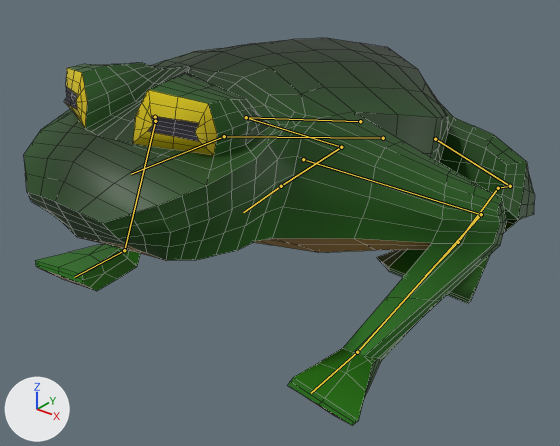
An edit to the Blender file frog/Frog.blend, drawn before and after from the same camera.
One viewpoint serves both versions: a 50 mm camera at (0.86, -1.129, 0.754) aimed at (0.016, -0.074, 0.1). The lights are fixed; the arrows at lower left show +X, +Y and +Z. Both versions are drawn at frame 0 of the action 'Idle-loop'; the numbers are the values there. The bones that bend it are drawn over the model as lines. Mesh edges are drawn as thin lines.

Objects in the first picture: 'Frog'.
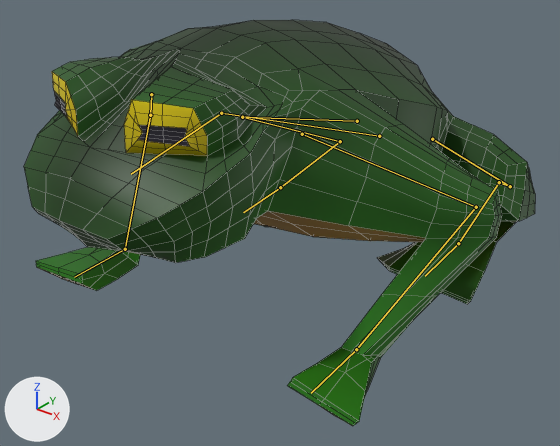
Where the change shows, as pixel boxes (x1, y1, x2, y2) in the pictures (560 x 446 px):
'Frog', posed
    before: (24, 38, 535, 425)
    after: (24, 20, 535, 426)
bone 'back_foot.r', root to tip
    before: (281, 186) to (243, 212)
    after: (280, 187) to (243, 212)
bone 'front_foot.r', root to tip
    before: (124, 250) to (74, 277)
    after: (125, 249) to (74, 277)
bone 'back_foot.l', root to tip
    before: (458, 242) to (425, 276)
    after: (458, 243) to (425, 276)
bone 'front_foot.l', root to tip
    before: (357, 352) to (311, 393)
    after: (356, 349) to (311, 393)

What the commit changed:
Bone 'root' (bone_root) moves from (0.0, 0.0, 0.0) to (0.016, 0.009, 0.0).
Bone 'back_foot.r' (bone_back_foot_r) moves from (0.0, 0.0, 0.0) to (-0.003, 0.025, -0.004).
Bone 'back_foot.r' (bone_back_foot_r) turns from (0, 0, 0) to (-6, 0, 3) degrees about its own x, y and z.
Bone 'front_foot.r' (bone_front_foot_r) moves from (0.0, 0.0, 0.0) to (0.002, -0.025, 0.002).
Bone 'front_foot.r' (bone_front_foot_r) turns from (0, 0, 0) to (7, 1, 0) degrees about its own x, y and z.
Bone 'back_foot.l' (bone_back_foot_l) moves from (0.0, 0.0, 0.0) to (0.003, 0.025, -0.004).
Bone 'back_foot.l' (bone_back_foot_l) turns from (0, 0, 0) to (-6, 0, -3) degrees about its own x, y and z.
Bone 'front_foot.l' (bone_front_foot_l) moves from (0.0, 0.0, 0.0) to (-0.002, -0.025, 0.002).
Bone 'front_foot.l' (bone_front_foot_l) turns from (0, 0, 0) to (7, -1, 0) degrees about its own x, y and z.
